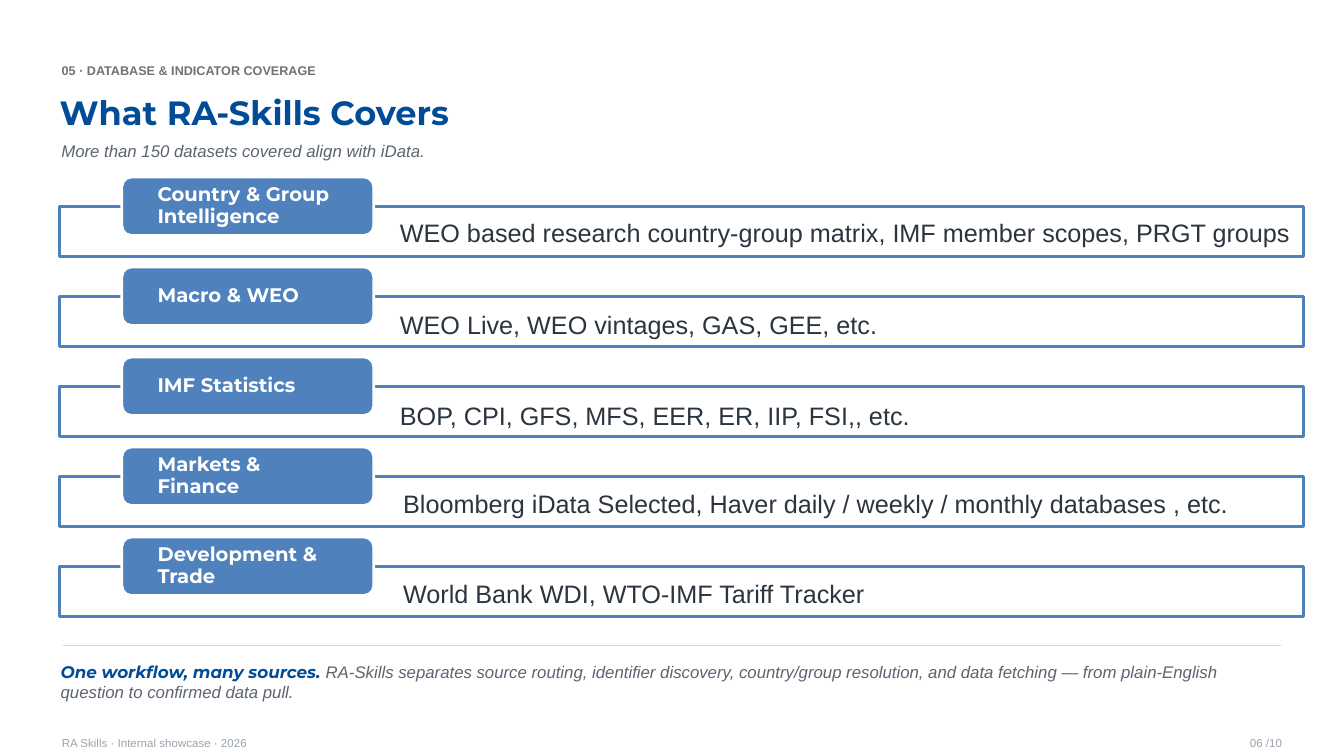
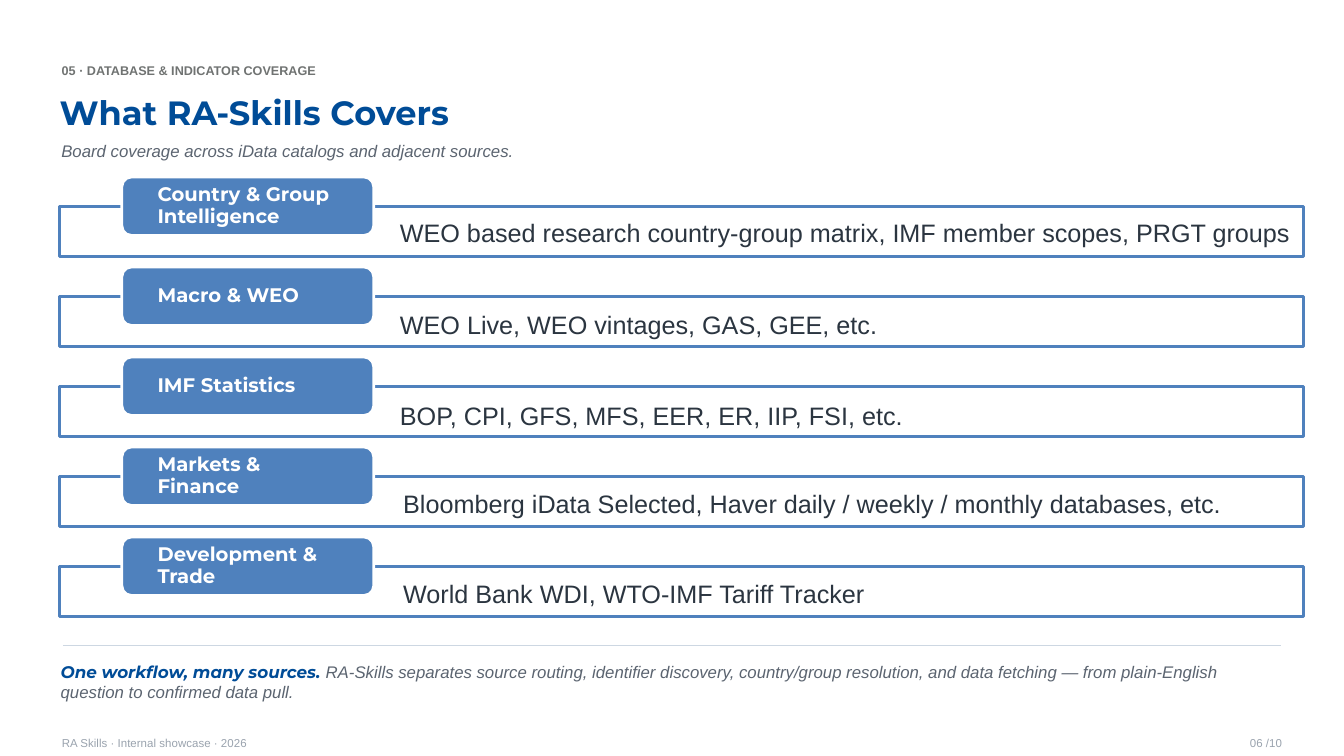
Before and after one commit to johnsonice/RA-Skills, a slide deck: slide 6 of docs/decks/RA-Skills-Showcase.pptx. Drawn at 1344x756 pixels with LibreOffice and Linux fonts; fonts in the diff are those of the drawing. Boxes give left, top, right and bottom in pixels: in the first picture for what was removed or moved away, otherwise in the second. Text is boxed around its words. In the diff, an @@ line names an element or a change of style, - is before the commit and + after.

Commit message:
update ppt

```diff
--- a/docs/decks/RA-Skills-Showcase.pptx
+++ b/docs/decks/RA-Skills-Showcase.pptx
@@ text at (61,145,513,161): text changed @@
-More than 150 datasets covered align with iData.
+Board coverage across iData catalogs and adjacent sources.
@@ text at (400,407,903,429): text changed @@
-BOP, CPI, GFS, MFS, EER, ER, IIP, FSI,, etc.
+BOP, CPI, GFS, MFS, EER, ER, IIP, FSI, etc.
@@ text at (403,494,1221,519): spaces changed @@
-Bloomberg iData Selected, Haver daily / weekly / monthly databases , etc.
+Bloomberg iData Selected, Haver daily / weekly / monthly databases, etc.
```
Also in this commit, not shown: 1 other slide changed, 1 other file.
